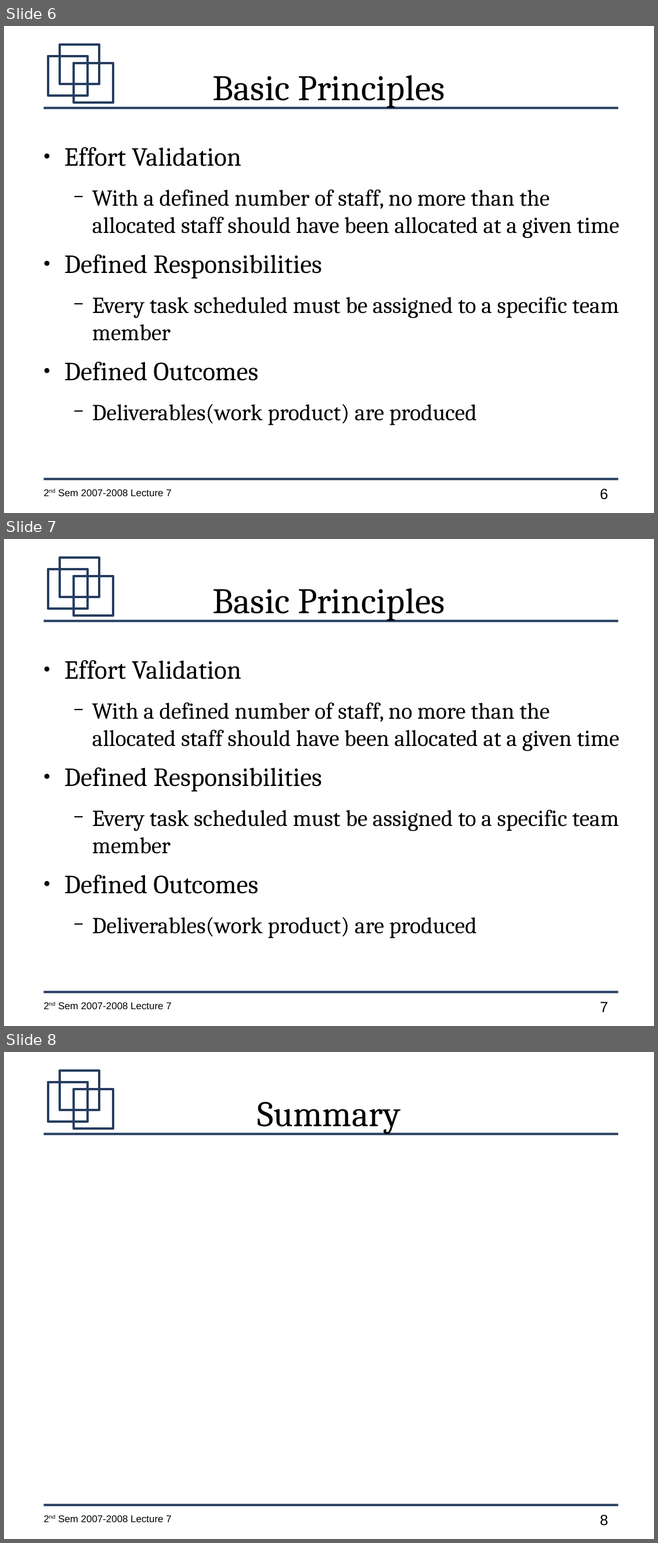
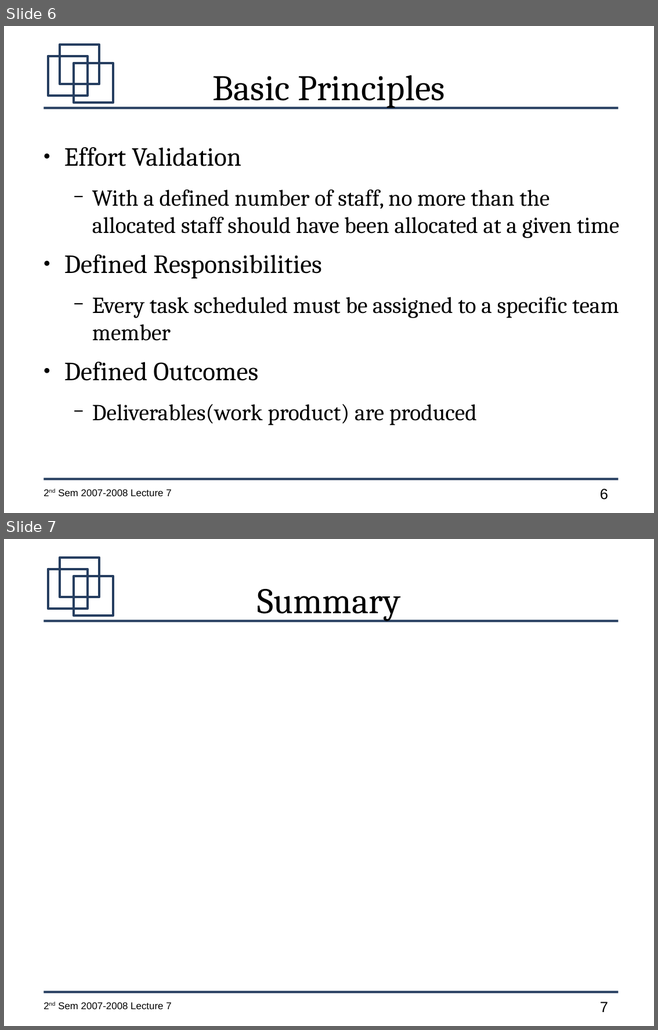
Before and after one commit to jachermocilla/jach-homepage, a slide deck: CMSC128-2nd-Sem-2007-L7.odp. Shown one above the other, each under a label of ours: slides 6, 7 and 8 before the commit, slides 6 and 7 after it. The pictures are 658x1543 and 658x1030 pixels, drawn with LibreOffice and Linux fonts; fonts in the diff are those of the drawing. Boxes give left, top, right and bottom in pixels: in the first picture for what was removed or moved away, otherwise in the second. Text is boxed around its words. In the diff, an @@ line names an element or a change of style, - is before the commit and + after.

```diff
--- a/CMSC128-2nd-Sem-2007-L7.odp
+++ b/CMSC128-2nd-Sem-2007-L7.odp
@@ slide 7 removed at [4,539,654,1026], background #FFFFFF; not listed: 7 template elements that a slide beside it also shows @@
@@ title removed at [213,588,445,621] @@
-Basic Principles
@@ text removed at [64,660,619,939] @@
-● Effort Validation
-  − With a defined number of staff, no more than the allocated staff should have been allocated at a given time
-● Defined Responsibilities
-  − Every task scheduled must be assigned to a specific team member
-● Defined Outcomes
-  − Deliverables(work product) are produced
@@ what was slide 8 is now slide 7 @@
@@ page number at [600,1002,608,1012]: text changed @@
-8
+7
```
Also in this commit, not shown: 1 other file.
